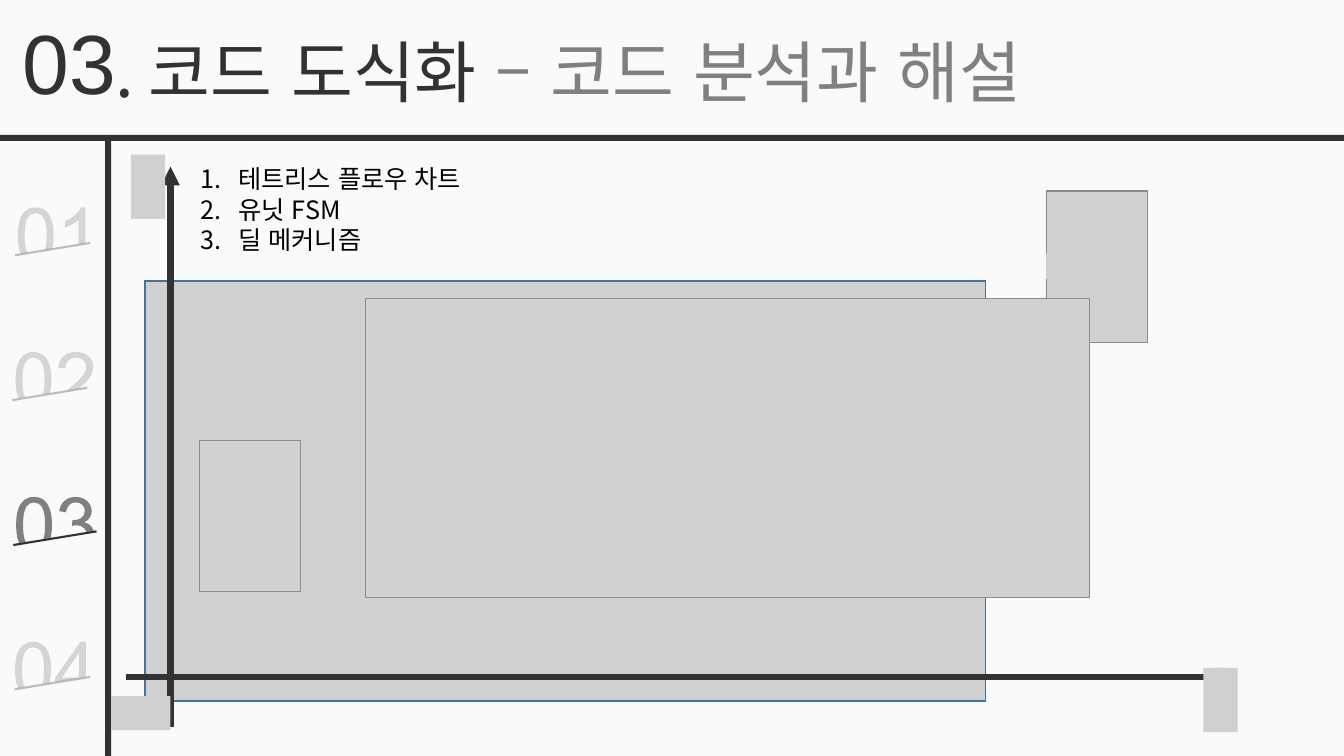
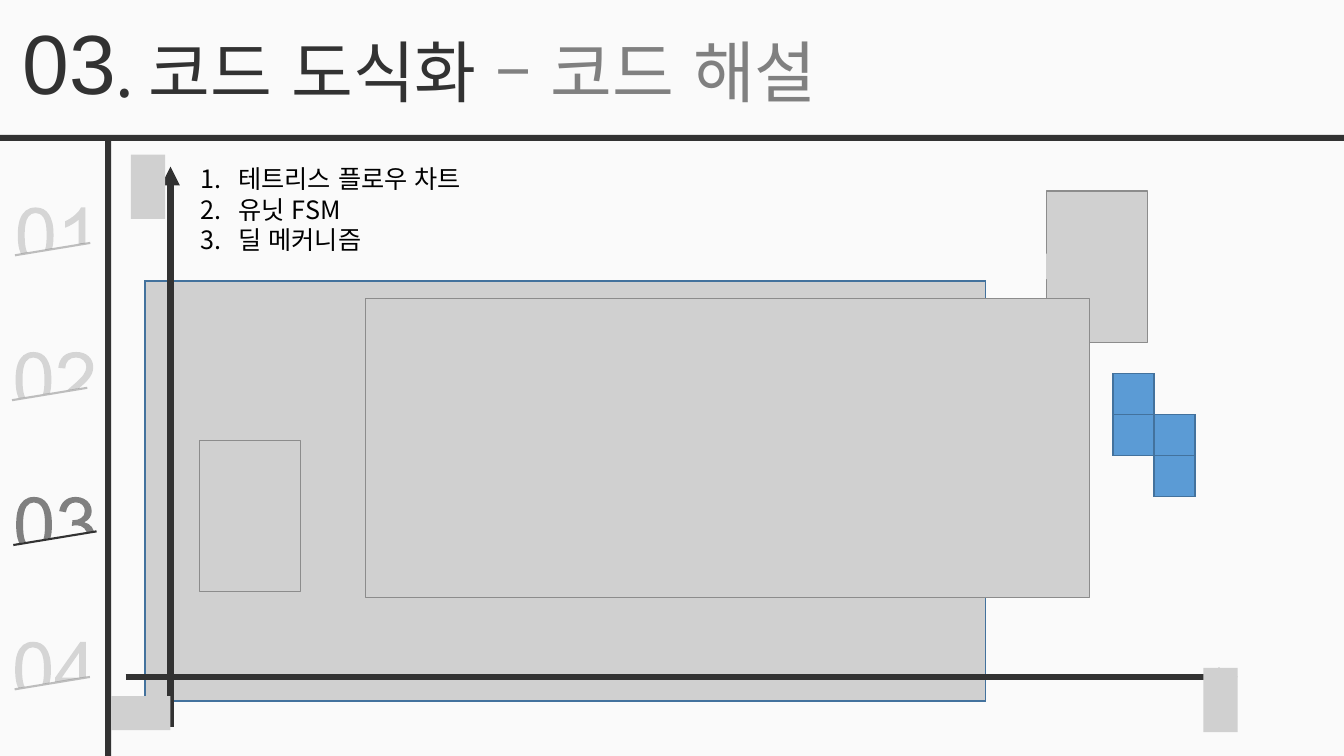
Before and after one commit to simplex3510/GeoStrike, a slide deck: slide 11 of 발표용.pptx. Drawn at 1344x756 pixels with LibreOffice and Linux fonts; fonts in the diff are those of the drawing; grey boxes stand for pictures. Boxes give left, top, right and bottom in pixels: in the first picture for what was removed or moved away, otherwise in the second. Text is boxed around its words. In the diff, an @@ line names an element or a change of style, - is before the commit and + after.

```diff
--- a/발표용.pptx
+++ b/발표용.pptx
@@ text at box(149, 41, 817, 103): text changed; text colour #808080 to #323232 @@
-. 코드 도식화 – 코드 분석과 해설
+. 코드 도식화 – 코드 해설
@@ rectangle added at box(1113, 374, 1154, 415), fill #5B9BD5, outline #43739E 1 pt @@
@@ rectangle added at box(1113, 414, 1154, 456), fill #5B9BD5, outline #43739E 1 pt @@
@@ rectangle added at box(1154, 414, 1196, 456), fill #5B9BD5, outline #43739E 1 pt @@
@@ rectangle added at box(1154, 456, 1196, 497), fill #5B9BD5, outline #43739E 1 pt @@
```
Also in this commit, not shown: 2 other slides changed.
